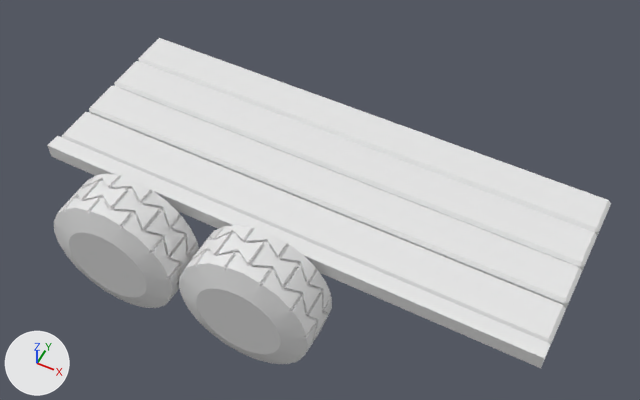
The glTF model 3D assets/TrailerWorldBG/Trailer.glb: old version first, new version second.
The view is the same before and after, from a 50 mm camera at (-2.37, -265.49, 233.4) aimed at (-6.44, -257.35, 223.23). Every picture has the same lights, and +X, +Y and +Z are marked at lower left.

The scene before the commit, as lines of its bpy script (objects in view):
```python
me_wbox = bpy.data.meshes.new('wBox')
me_wbox.from_pydata(...)  # 24 vertices, 44 faces; spans x -4.0..4.0, y -0.34..0.34, z -0.13..0.13
me_wbox.materials.append(mat_m_trailerplanks)  # white #e7e7e7
me_wtube_001 = bpy.data.meshes.new('wTube.001')
me_wtube_001.from_pydata(...)  # 566 vertices, 1128 faces; spans x -1.05..1.05, y -1.05..1.05, z -0.5..0.5
me_wtube_001.materials.append(mat_m_trailerwheels)  # white #e7e7e7
me_wtube_002 = bpy.data.meshes.new('wTube.002')
me_wtube_002.from_pydata(...)  # 566 vertices, 1128 faces; spans x -1.05..1.05, y -1.05..1.05, z -0.5..0.5
me_wtube_002.materials.append(mat_m_trailerwheels)  # white #e7e7e7
ob_curvemoveempty = bpy.data.objects.new('CurveMoveEmpty', None)
ob_curvemoveempty.location = (-6.323, -252.7, 224.9)
ob_curvemoveempty.rotation_euler = (0.0318, 1.609, -1.571)  # degrees (1.8, 92, -90)
ob_trailerbedplank_1 = bpy.data.objects.new('TrailerBedPlank_1', me_wbox)
ob_trailerbedplank_1.parent = ob_trailer
ob_trailerbedplank_1.location = (0.0, 0.0, 0.19)
ob_trailerbedplank_1.rotation_euler = (1.571, -0.000011, 1.571)  # degrees (90, 0, 90)
ob_trailerwheels_001 = bpy.data.objects.new('TrailerWheels.001', me_wtube_001)
ob_trailerwheels_001.parent = ob_wheel
ob_trailerwheels_001.location = (0.0, 0.0000201, -0.0000361)
ob_trailerwheels_001.rotation_euler = (1.571, 1.142, 0.0)  # degrees (90, 65, 0)
ob_trailerwheels_002 = bpy.data.objects.new('TrailerWheels.002', me_wtube_002)
ob_trailerwheels_002.parent = ob_wheel_001
ob_trailerwheels_002.location = (0.0, 0.0, -0.0000307)
ob_trailerwheels_002.rotation_euler = (1.571, 1.142, 0.0)  # degrees (90, 65, 0)
# also in view: 'TrailerBedPlank_1.001' at (-6.47, -257.46, 223.62); 'TrailerBedPlank_1.002' at (-6.5, -258.15, 223.6); 'TrailerEdge' at (-6.51, -258.63, 223.6); 'TrailerBedPlank_1.003' at (-6.43, -256.11, 223.67)
```
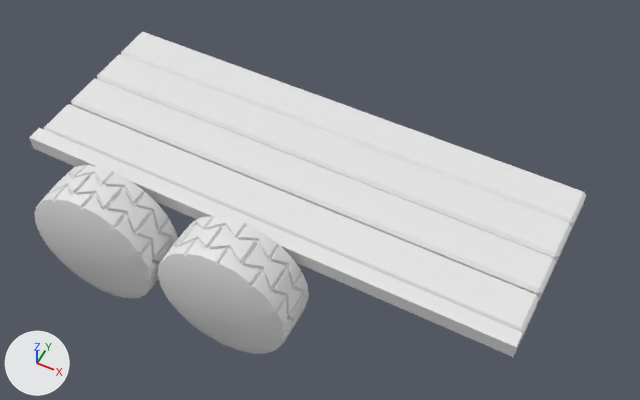
ob_curvemoveempty is not drawn itself; it is the parent of ob_camerapos, ob_trailer.

Location of each change, [x1, y1, x2, y2] in pixels of the pictures (640 x 400 px):
'TrailerBedPlank_1.002', moved, turned
    before: [62, 112, 566, 348]
    after: [44, 104, 539, 340]
'TrailerBedPlank_1.001', moved, turned
    before: [89, 86, 582, 309]
    after: [71, 78, 556, 301]
'TrailerBedPlank_1', moved, turned
    before: [114, 61, 597, 271]
    after: [97, 54, 572, 265]
'TrailerWheels.001', moved, turned
    before: [179, 225, 332, 364]
    after: [158, 216, 309, 354]
'TrailerBedPlank_1.003', moved, turned
    before: [138, 38, 611, 236]
    after: [121, 32, 586, 230]
'TrailerWheels.002', moved, turned
    before: [54, 173, 199, 308]
    after: [34, 165, 178, 298]
'TrailerEdge', moved, turned
    before: [47, 136, 550, 368]
    after: [29, 128, 523, 357]

What the commit changed:
Object 'CurveMoveEmpty' (ob_curvemoveempty) moves from (-6.323, -252.7, 224.9) to (-6.681, -252.7, 224.9).
Object 'CurveMoveEmpty' (ob_curvemoveempty) turns from (1.8, 92, -90) to (1.9, 92, -90) degrees about x, y and z.
Object 'TrailerWheels.001' (ob_trailerwheels_001) turns from (90, 65, 0) to (90, 49, 0) degrees about x, y and z.
Object 'TrailerWheels.002' (ob_trailerwheels_002) turns from (90, 65, 0) to (90, 49, 0) degrees about x, y and z.
